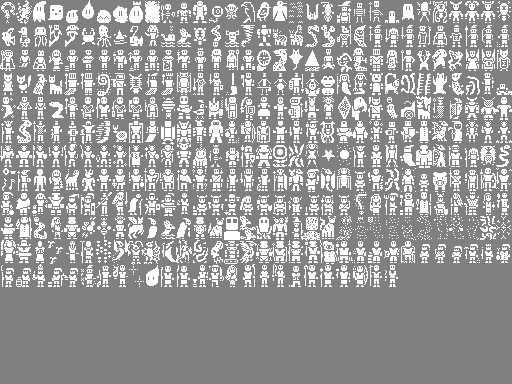
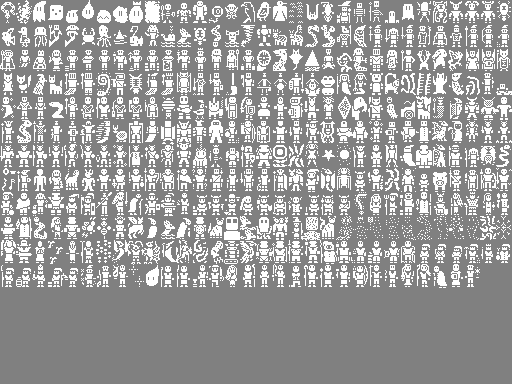
Comparing the layer stacks of the two w=512, h=384 images. Changes:
painted on "creature_sprites.png" over [401, 264, 480, 288]
